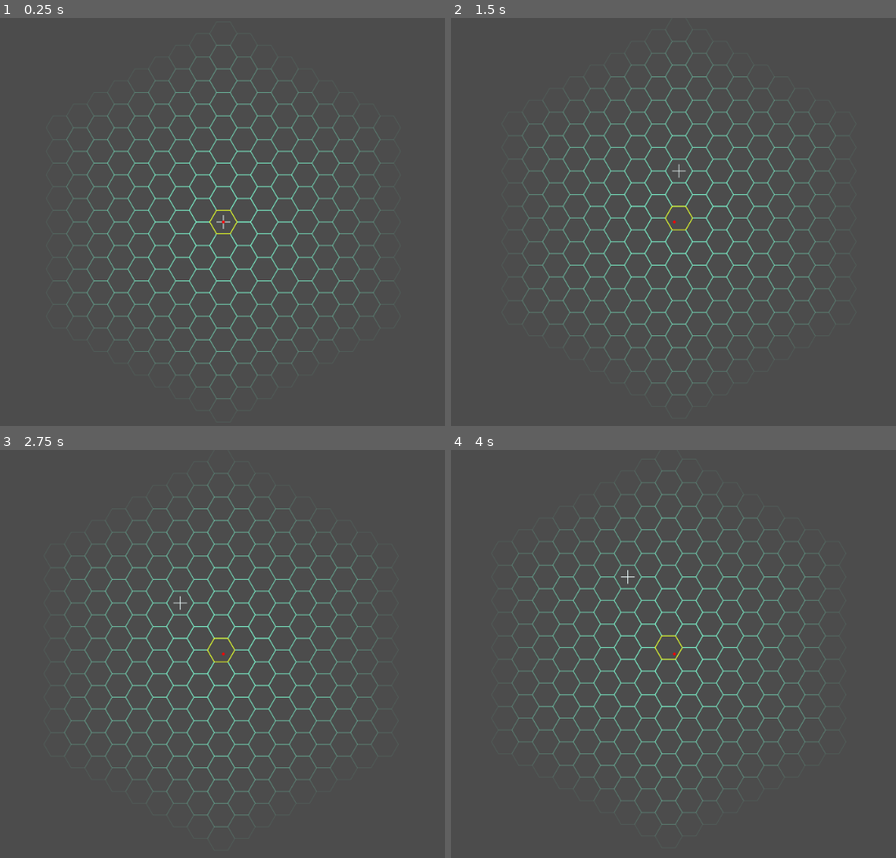
Above: before the commit, frames 1-4 (two rows, left to right).
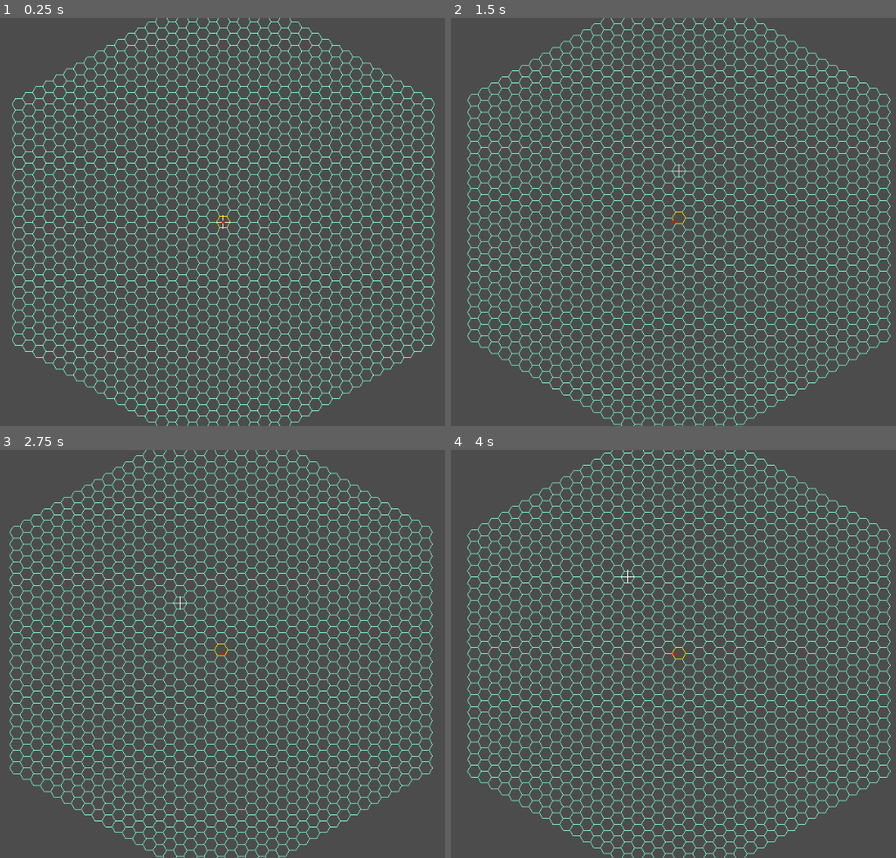
Above: after the commit, the same moments.

Repository: ObsidianBlk/HexGrid3Demo
Game: Godot game, scene res://Scenes/World.tscn
Two runs of this game, one before a commit and one after it. Both use one fixed random seed, a clock stepped at 60 frames per second and the inputs below.
Inputs:
- Up to frame 1 (0.25 s): no input
- Up to frame 2 (1.5 s): tap Enter at 0.5 s; hold S (camera_down) 0.53-1.28 s; tap A (camera_left) at 1.35 s
- Up to frame 3 (2.75 s): tap Space at 2 s; hold D (camera_right) from 2.03 s (still down)
- Up to frame 4 (4 s): release D (camera_right) at 2.78 s; tap W (camera_up) at 2.85 s; tap Enter at 3.5 s; hold S (camera_down) from 3.53 s (still down)

The runs differ from the first frame. In frame 1, 20% of the frame differs, in the area x 2-98%, y 0-100%; in frame 2, 20%; in frame 3, 20%; in frame 4, 20%.

Commit message:
HexGrid rendering algorithm significantly enhanced! Is it the best? Don't know, but it is much faster than it was!

Diff:
--- a/Scenes/World.tscn
+++ b/Scenes/World.tscn
@@ -9,10 +9,10 @@
 [node name="HexGrid" type="Node2D" parent="."]
 script = ExtResource( 1 )
 cell_orientation = 1
-cell_size = 20
+cell_size = 10
 grid_color_edge_alpha = 0.1
 enable_base_grid = true
-base_grid_range = 8
+base_grid_range = 20
 base_grid_color = Color( 0.498039, 1, 0.831373, 1 )
 enable_cursor = true
 cursor_color = Color( 1, 1, 0, 1 )
--- a/Scripts/HexGrid.gd
+++ b/Scripts/HexGrid.gd
@@ -2,7 +2,28 @@
 extends Node2D
 class_name HexGrid
 
-
+# ------------------------------------------------------------------------------
+# Internal Class
+# ------------------------------------------------------------------------------
+class Edge:
+	var to : Vector2 = Vector2.ZERO
+	var from : Vector2 = Vector2.ZERO
+	var owners : Dictionary = {}
+
+	func _init(a : Vector2, b : Vector2) -> void:
+		if a.x > b.x or a.y > b.y:
+			from = a
+			to = b
+		else:
+			from = b
+			to = a
+
+	func draw(surf : CanvasItem, offset : Vector2, color : Color, width : float = 1.0) -> void:
+		surf.draw_line(from + offset, to + offset, color, width)
+
+	func add_owner(cell : HexCell) -> void:
+		if not cell.qrs in owners:
+			owners[cell.qrs] = cell
 
 # ------------------------------------------------------------------------------
 # Signals
@@ -44,7 +65,11 @@
 var _viz_dirty : bool = true
 var _grid_origin : HexCell = HexCell.new()
 var _highlight_regions : Dictionary = {}
-var _grid_data : Array = []
+var _active_cells : Dictionary = {}
+var _grid_data : Dictionary = {
+	"cells": {},
+	"edges": []
+}
 
 var _target_camera : WeakRef = weakref(null)
 
@@ -71,7 +96,7 @@
 func set_enable_base_grid(e : bool) -> void:
 	if _enable_base_grid != e:
 		_enable_base_grid = e
-		_BuildGridData()
+		_QueueRedraw()
 
 func set_base_grid_range(r : int) -> void:
 	if r > 0:
@@ -89,7 +114,7 @@
 			_AddCursorHighlightRegion()
 		else:
 			remove_highlight_region("cursor")
-		_BuildGridData()
+		_QueueRedraw()
 
 func set_cursor_color(c : Color) -> void:
 	_cursor_color = c
@@ -303,13 +328,15 @@
 
 
 func _draw() -> void:
-	for item in _grid_data:
+	var offset = _grid_origin.to_point() * _cell_size
+	for e in _grid_data.edges:
 		var color : Color = _base_grid_color
-		if item[1] != "":
-			color = _highlight_regions[item[1]][HR_COLOR]
-		if _grid_color_edge_alpha < 1.0:
-			color.a = lerp(1.0, _grid_color_edge_alpha, item[2] / _base_grid_range)
-		draw_polyline(item[0], color, 1.0, true)
+		var region_name : String = _GetEdgeDominantRegion(e)
+		if region_name != "":
+			color = _highlight_regions[region_name][HR_COLOR]
+			e.draw(self, offset, color)
+		elif _enable_base_grid:
+			e.draw(self, offset, color)
 
 	if _enable_focus_dot:
 		var target = _target_camera.get_ref()
@@ -352,63 +379,107 @@
 
 func _UpdateCellOrientation(o : int) -> void:
 	_grid_origin.orientation = o
-	for key in _highlight_regions:
-		for cell in _highlight_regions[key][HR_CELLS]:
-			cell.orientation = o
 	_BuildGridData()
 
-func _RegionHasCell(key : String, cell : HexCell) -> bool:
-	for rcell in _highlight_regions[key][HR_CELLS]:
-		if rcell.eq(cell):
-			return true
-	return false
-
-func _GetCellHighlightRegion(cell : HexCell) -> String:
-	var highest_key : String = ""
+func _ActivateCellRegion(cell : HexCell, region_name : String, priority : int) -> void:
+	if not region_name in _highlight_regions:
+		return
+	if not cell.qrs in _active_cells:
+		_active_cells[cell.qrs] = {}
+	if not priority in _active_cells[cell.qrs]:
+		_active_cells[cell.qrs][priority] = []
+	_active_cells[cell.qrs][priority].append(region_name)
+
+func _DeactivateCellRegion(cell : HexCell, region_name : String, priority : int) -> void:
+	if not region_name in _highlight_regions:
+		return
+	if not cell.qrs in _active_cells:
+		return
+	if priority in _active_cells[cell.qrs]:
+		var idx : int = _active_cells[cell.qrs][priority].find(region_name)
+		if idx >= 0:
+			_active_cells[cell.qrs][priority].remove(idx)
+			if _active_cells[cell.qrs][priority].size() <= 0:
+				_active_cells[cell.qrs].erase(priority)
+				if _active_cells[cell.qrs].size() <= 0:
+					_active_cells.erase(cell.qrs)
+
+func _GetEdgeDominantRegion(e : Edge) -> String:
+	var owners : Array = e.owners.values()
+	var highest_qrs : Vector3 = Vector3.ZERO
 	var highest_priority : int = -1
-	for key in _highlight_regions.keys():
-		if _highlight_regions[key][HR_PRIORITY] > highest_priority:
-			if _RegionHasCell(key, cell):
-				highest_key = key
-				highest_priority = _highlight_regions[key][HR_PRIORITY]
-	return highest_key
-
-func _RegionPrioritySort(a : String, b : String) -> bool:
-	return _highlight_regions[a][HR_PRIORITY] < _highlight_regions[b][HR_PRIORITY]
+	for cell in owners:
+		#var ocell : HexCell = HexCell.new(cell.qrs + _grid_origin.qrs, false, cell_orientation)
+		var qrs : Vector3 = cell.qrs + _grid_origin.qrs
+		var priority = _GetCellPriority(qrs)
+		if priority > highest_priority:
+			highest_priority = priority
+			highest_qrs = qrs
+	if highest_priority >= 0:
+		return _active_cells[highest_qrs][highest_priority][0]
+	return ""
+
+
+func _GetCellPriority(qrs : Vector3) -> int:
+	if qrs in _active_cells:
+		var priorities : Array = _active_cells[qrs].keys()
+		priorities.sort()
+		return priorities[priorities.size() - 1]
+	return -1
+
+
+func _GetCellActiveRegion(cell : HexCell) -> String:
+	var priority = _GetCellPriority(cell.qrs)
+	if priority >= 0:
+		return _active_cells[cell.qrs][priority][0]
+	return ""
+
+func _AddCellToGrid(cell : HexCell) -> void:
+	if not cell.qrs in _grid_data.cells:
+		_grid_data.cells[cell.qrs] = [null, null, null, null, null, null]
 
 func _BuildGridData() -> void:
-	_grid_data.clear()
-	var region_cells : Dictionary = {}
-	for cell in _grid_origin.get_region(_base_grid_range):
-		var hr : String = _GetCellHighlightRegion(cell)
-		if hr != "":
-			if not hr in region_cells:
-				region_cells[hr] = []
-			region_cells[hr].append(cell)
-		elif _enable_base_grid:
-			_grid_data.append([_HexToPoolArray(cell, _cell_size), "", _grid_origin.distance_to(cell)])
-
-	if not region_cells.empty():
-		var keys : Array = region_cells.keys()
-		keys.sort_custom(self, "_RegionPrioritySort")
-		for key in keys:
-			for cell in region_cells[key]:
-				_grid_data.append([_HexToPoolArray(cell, _cell_size), key, _grid_origin.distance_to(cell)])
-
+	_grid_data.edges.clear()
+	var origin : HexCell = HexCell.new(null, false, _cell_orientation)
+	var region : Array = origin.get_region(_base_grid_range)
+	for cell in region:
+		_HexToGridData(cell)
+	_grid_data.cells.clear()
 	_QueueRedraw()
 
-
-func _HexToPoolArray(cell : HexCell, size : float) -> PoolVector2Array:
+func _StoreEdge(cell : HexCell, eid : int, from : Vector2, to : Vector2) -> void:
+	var e : Edge = Edge.new(from, to)
+	var eidx : int = -1
+	if _grid_data.cells[cell.qrs][eid] == null:
+		eidx = _grid_data.edges.size()
+		_grid_data.cells[cell.qrs][eid] = eidx
+		_grid_data.edges.append(e)
+		e.add_owner(cell)
+	else:
+		eidx = _grid_data.cells[cell.qrs][eid]
+
+	var ncell : HexCell = cell.get_neighbor(eid)
+	_AddCellToGrid(ncell)
+	var neid : int = (eid + 3) % 6
+	if _grid_data.cells[ncell.qrs][neid] == null:
+		_grid_data.cells[ncell.qrs][neid] = eidx
+		_grid_data.edges[eidx].add_owner(ncell)
+
+func _HexToGridData(cell : HexCell) -> void:
+	_AddCellToGrid(cell)
 	var pos : Vector2 = cell.to_point()
-	var points : Array = []
-	var point : Vector2 = Vector2(0, -size) if cell.orientation == HexCell.ORIENTATION.Pointy else Vector2(-size, 0)
-	var offset : Vector2 = pos * size
-	points.append(point + offset)
+	var offset : Vector2 = pos * _cell_size
+	var eid : int = 4 if cell.orientation == HexCell.ORIENTATION.Pointy else 2 # It is known... lol
+	var point : Vector2 = Vector2(0, -_cell_size) if cell.orientation == HexCell.ORIENTATION.Pointy else Vector2(-_cell_size, 0)
+	var last_point : Vector2 = point + offset
 	for i in range(1, 6):
 		var rad = RAD_60 * i
-		points.append(point.rotated(rad) + offset)
-	points.append(point + offset)
-	return PoolVector2Array(points)
+		var npoint : Vector2 = point.rotated(rad) + offset
+		_StoreEdge(cell, eid, last_point, npoint)
+		eid = (eid + 1) % 6
+		last_point = npoint
+	_StoreEdge(cell, eid, last_point, point + offset)
+
 
 func _SetOriginFromPoint(p : Vector2, set_as_cursor : bool = false) -> void:
 	var new_origin : HexCell = HexCell.new(p / _cell_size, true, _cell_orientation)
@@ -416,10 +487,8 @@
 		_grid_origin = new_origin
 		if set_as_cursor:
 			change_highlight_region_cells("cursor", [new_origin])
-		_BuildGridData()
 		emit_signal("origin_changed", _grid_origin.clone())
-	else:
-		_QueueRedraw()
+	_QueueRedraw()
 
 # ------------------------------------------------------------------------------
 # Public Methods
@@ -430,7 +499,7 @@
 
 	if origin.is_valid() and not origin.eq(_grid_origin):
 		_grid_origin = origin
-		_BuildGridData()
+		_QueueRedraw()
 		emit_signal("origin_changed", _grid_origin.clone())
 
 func set_origin_from_point(p : Vector2) -> void:
@@ -449,24 +518,33 @@
 			for cell in cells:
 				cell.orientation = _cell_orientation
 	_highlight_regions[region_name] = {HR_CELLS: cells, HR_COLOR: color, HR_PRIORITY: priority}
-	_BuildGridData()
+	for cell in cells:
+		_ActivateCellRegion(cell, region_name, priority)
+	_QueueRedraw()
 	emit_signal("region_added", region_name)
 	return OK
 
 func remove_highlight_region(region_name : String) -> void:
 	if region_name in _highlight_regions:
+		var priority : int = _highlight_regions[region_name][HR_PRIORITY]
+		for cell in _highlight_regions[region_name][HR_CELLS]:
+			_DeactivateCellRegion(cell, region_name, priority)
 		_highlight_regions.erase(region_name)
-		_BuildGridData()
+		_QueueRedraw()
 		emit_signal("region_removed", region_name)
+
+func has_highlight_region(region_name : String) -> bool:
+	return region_name in _highlight_regions
 
 func change_highlight_region_cells(region_name : String, cells : Array) -> void:
 	if region_name in _highlight_regions:
+		var priority : int = _highlight_regions[region_name][HR_PRIORITY]
+		for cell in _highlight_regions[region_name][HR_CELLS]:
+			_DeactivateCellRegion(cell, region_name, priority)
 		_highlight_regions[region_name][HR_CELLS] = cells
-		if _highlight_regions[region_name][HR_CELLS].size() > 0:
-			if _highlight_regions[region_name][HR_CELLS][0].orientation != _cell_orientation:
-				for cell in _highlight_regions[region_name][HR_CELLS]:
-					cell.orientation = _cell_orientation
-		_BuildGridData()
+		for cell in _highlight_regions[region_name][HR_CELLS]:
+			_ActivateCellRegion(cell, region_name, priority)
+		_QueueRedraw()
 		emit_signal("region_changed", region_name)
 
 func change_highlight_region_color(region_name : String, color : Color) -> void:
@@ -478,6 +556,10 @@
 func change_highlight_region_priority(region_name : String, priority : int) -> void:
 	if region_name in _highlight_regions:
 		if _highlight_regions[region_name][HR_PRIORITY] != priority:
+			var old_priority : int = _highlight_regions[region_name][HR_PRIORITY]
+			for cell in _highlight_regions[region_name][HR_CELLS]:
+				_DeactivateCellRegion(cell, region_name, old_priority)
+				_ActivateCellRegion(cell, region_name, priority)
 			_highlight_regions[region_name][HR_PRIORITY] = priority
-			_BuildGridData()
+			_QueueRedraw()
 			emit_signal("region_changed", region_name)
